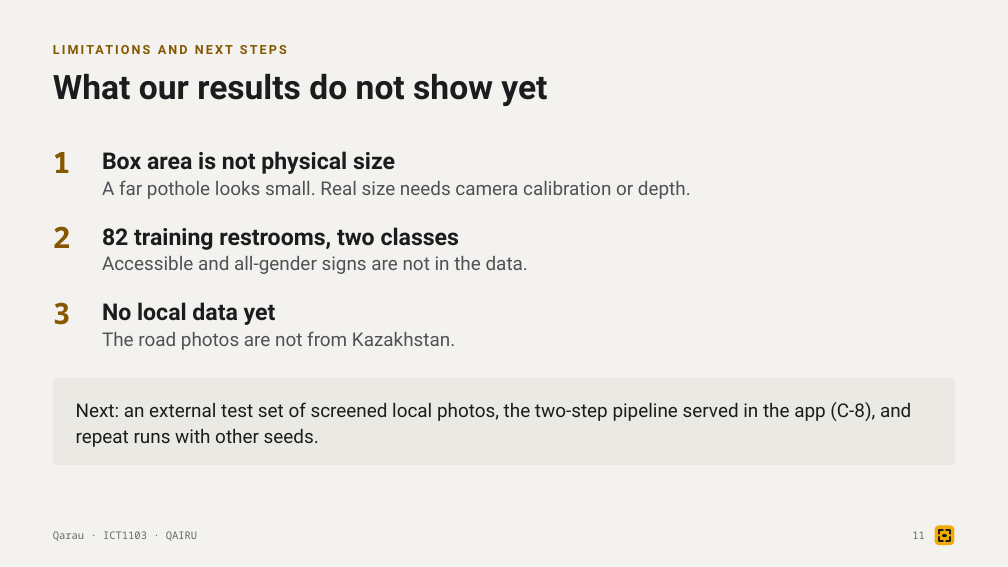
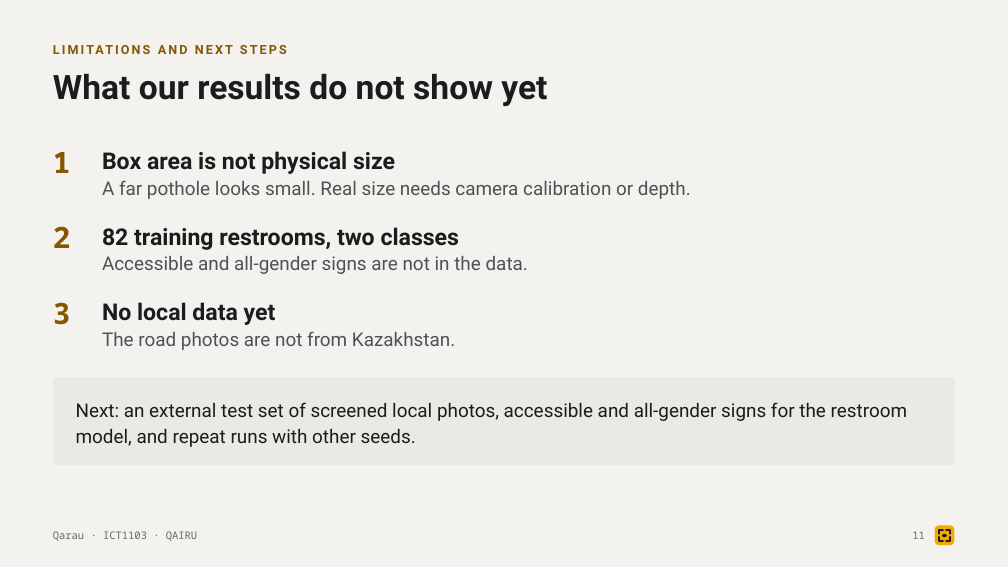
Before and after one commit to tairqaldy/jolscan-ict-final-1st-trimester, a slide deck: slide 11 of docs/deck/qarau-defense-deck.pptx. Drawn at 1008x567 pixels with LibreOffice and Linux fonts; fonts in the diff are those of the drawing. Boxes give left, top, right and bottom in pixels: in the first picture for what was removed or moved away, otherwise in the second. Text is boxed around its words. In the diff, an @@ line names an element or a change of style, - is before the commit and + after.

Commit message:
C-8: serve the two-step pipeline in /restroom/match
- api/restroom_pipeline.py ports the SIFT + pixel check (step 1) and the
  colour + CLIP partner search (step 2) from ml/restroom/, one query at a
  time. The own-original threshold 0.95 was chosen on the training crops
  only (99th percentile of the best wrong original 0.945, 5th percentile
  of the own original 0.957). bestMatchId no longer uses predicted gender;
  the response adds ownId.
- api/test_restroom.py: the two old gender-rule tests are replaced by a
  crop of its own original, a whole sign not in the gallery, and a gallery
  with only the own original. pytest api/: 47 passed.
- Checked through the live endpoint: 10/10 on the IOAI validation set and
  12/12 on the web app's real sample signs; about 0.4 s for 1 query and 20
  gallery images on an Apple M4 CPU.
- served is now R7 in the restroom export; ARCHITECTURE.md 2b, api/README,
  the Match page copy (the mock keeps its rule), the model page metric text
  and the deck cues describe the new rule.

```diff
--- a/docs/deck/qarau-defense-deck.pptx
+++ b/docs/deck/qarau-defense-deck.pptx
@@ text at (x1=76, y1=402, x2=907, y2=447): text changed @@
-Next: an external test set of screened local photos, the two-step pipeline served in the app (C-8), and repeat runs with other seeds.
+Next: an external test set of screened local photos, accessible and all-gender signs for the restroom model, and repeat runs with other seeds.
```
Also in this commit, not shown: 18 other files.
